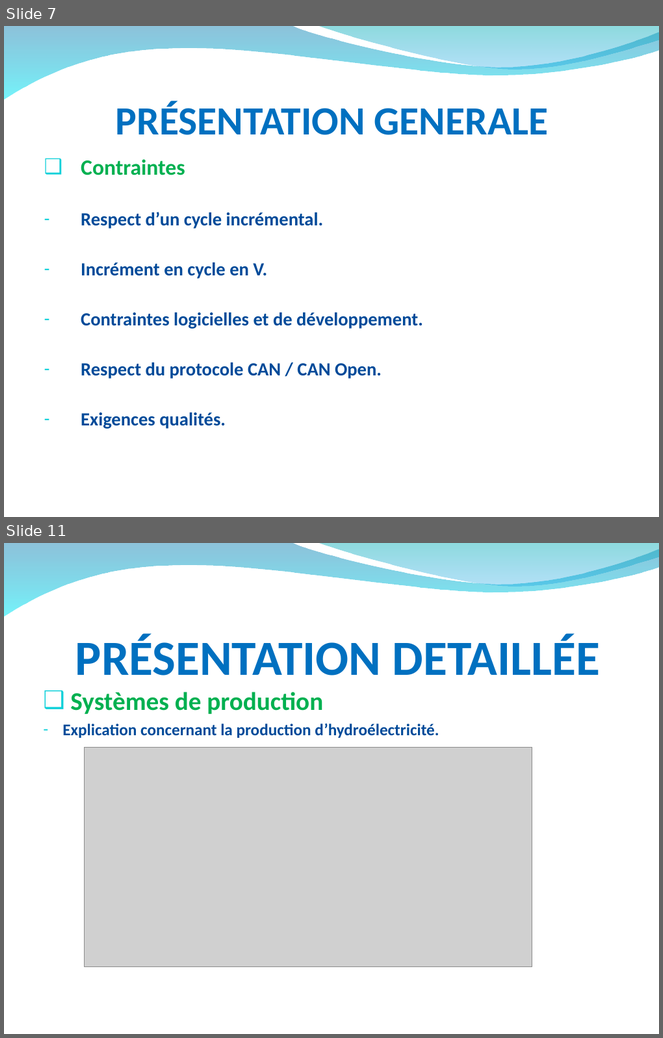
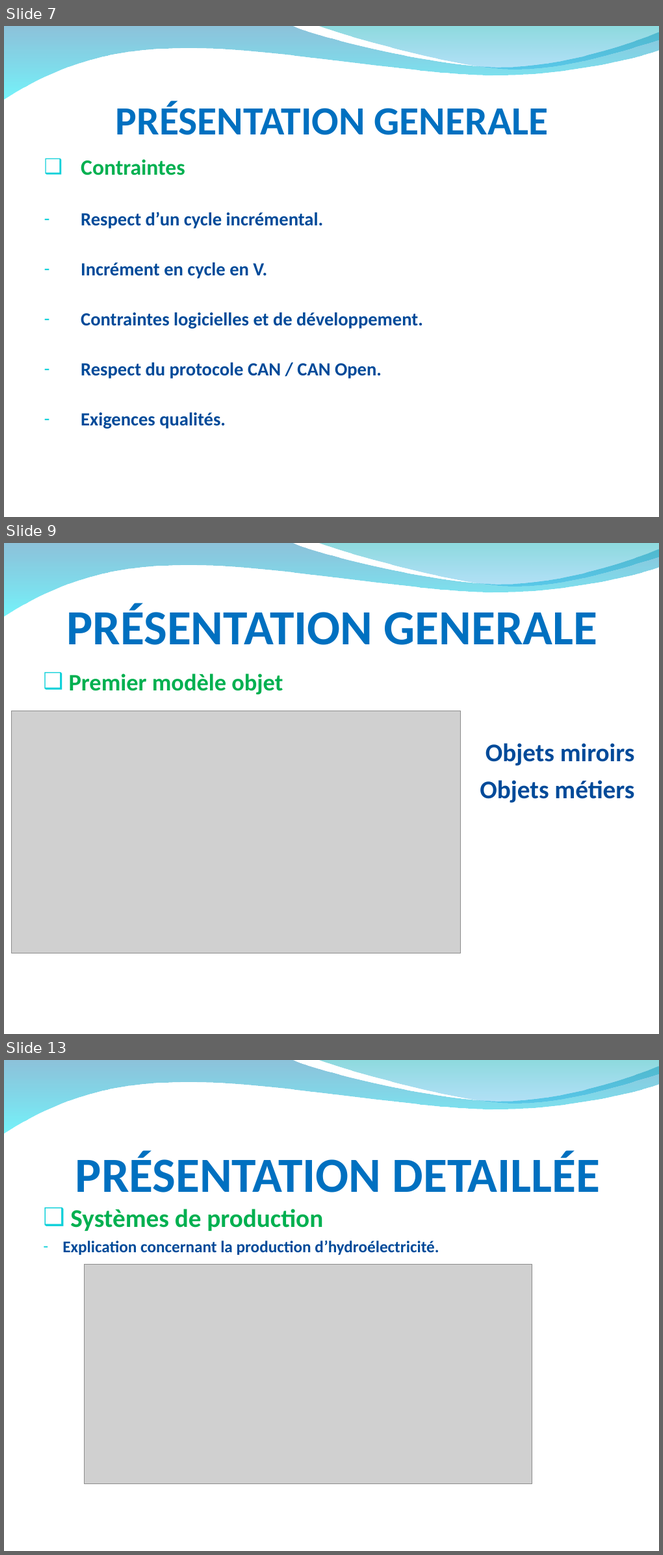
Before and after one commit to hardware/AscenseurPoissons, a slide deck: DOSSIERS A RENDRE/RevueAnalysePPT.ppt. Shown one above the other, each under a label of ours: slides 7 and 11 before the commit, slides 7, 9 and 13 after it; the slides between them are not shown. The pictures are 663x1038 and 663x1555 pixels, drawn with LibreOffice and Linux fonts; fonts in the diff are those of the drawing; grey boxes stand for pictures; background and template pictures are left out. Boxes give left, top, right and bottom in pixels: in the first picture for what was removed or moved away, otherwise in the second. Text is boxed around its words. In the diff, an @@ line names an element or a change of style, - is before the commit and + after.

```diff
--- a/DOSSIERS A RENDRE/RevueAnalysePPT.ppt
+++ b/DOSSIERS A RENDRE/RevueAnalysePPT.ppt
@@ slide 9 added at box(4, 543, 659, 1034), background picture (left out); not listed: 2 template elements that a slide beside it also shows @@
@@ title added at box(67, 604, 597, 645), 54 pt, text #0070C0, bold @@
+PRÉSENTATION GENERALE
@@ text added at box(69, 674, 635, 803), 28 pt, text #004A99, bold @@
+❑ Premier modèle objet
+Objets miroirs
+Objets métiers
@@ picture added at box(12, 711, 461, 954) @@
@@ what was slide 11 is now slide 13 @@
```
Also in this commit, not shown: 2 slides changed, 3 other slides added, 2 slides removed.
